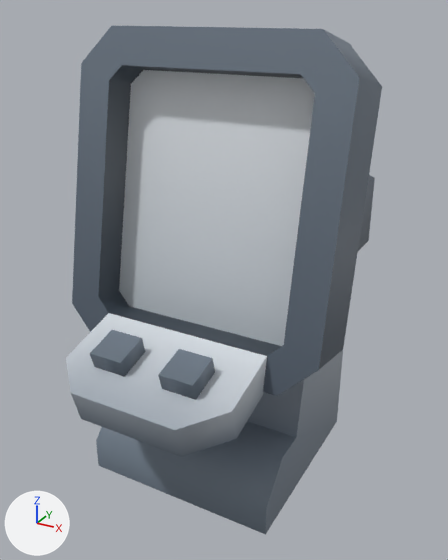
Before and after pictures for a commit that changed the glTF model client/public/assets/kenney-station/computer.glb.
Rendered twice from a camera (50 mm lens) standing at (0.417, -0.758, 0.683) and looking at (0.021, -0.037, 0.322). Every picture has the same lights, and +X, +Y and +Z are marked at lower left. The first picture is the older version. Where no turn or scale is listed for an object, it has been applied to the vertices. Vertices at exactly the same position are counted once.

The first picture shows 'computer'.
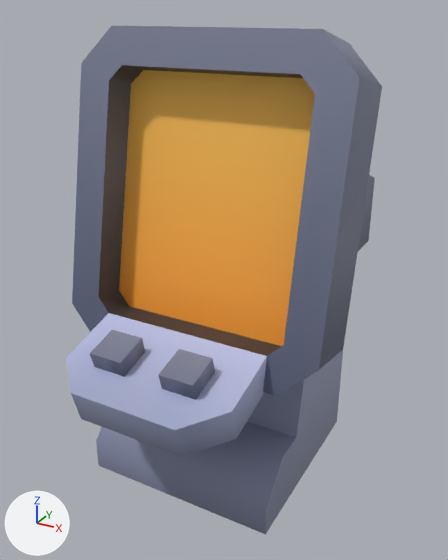
What differs and where, as boxes [x1, y1, x2, y2] in the pictures (448 x 560 px):
part 1 of me_computer, recoloured
    both: [66, 26, 382, 535]
part 2 of me_computer, recoloured
    both: [98, 65, 303, 356]

Patch to the scene script:
```diff
--- a/client/public/assets/kenney-station/computer.glb.py
+++ b/client/public/assets/kenney-station/computer.glb.py
@@ me_computer @@
 me_computer.from_pydata(...)  # 84 vertices, 140 faces; spans x -0.2..0.2, y -0.219..0.219, z -0.33..0.33
 # used by ob_computer; location = (0.0, -0.044, 0.33)
+# me_computer part 1: 119 faces centred in x -0.2..0.2, y -0.215..0.219, z -0.33..0.324 are repainted in the vertex colours; the middle colour goes from greyish blue #6c7885 to greyish blue #7d829a
+# me_computer part 2: 21 faces centred in x -0.167..0.15, y -0.058..0.161, z -0.124..0.278 are repainted in the vertex colours; the middle colour goes from dark blue #3b4751 to dark grey #424249
 me_computer.materials.append(mat_defaultmaterial)
```
